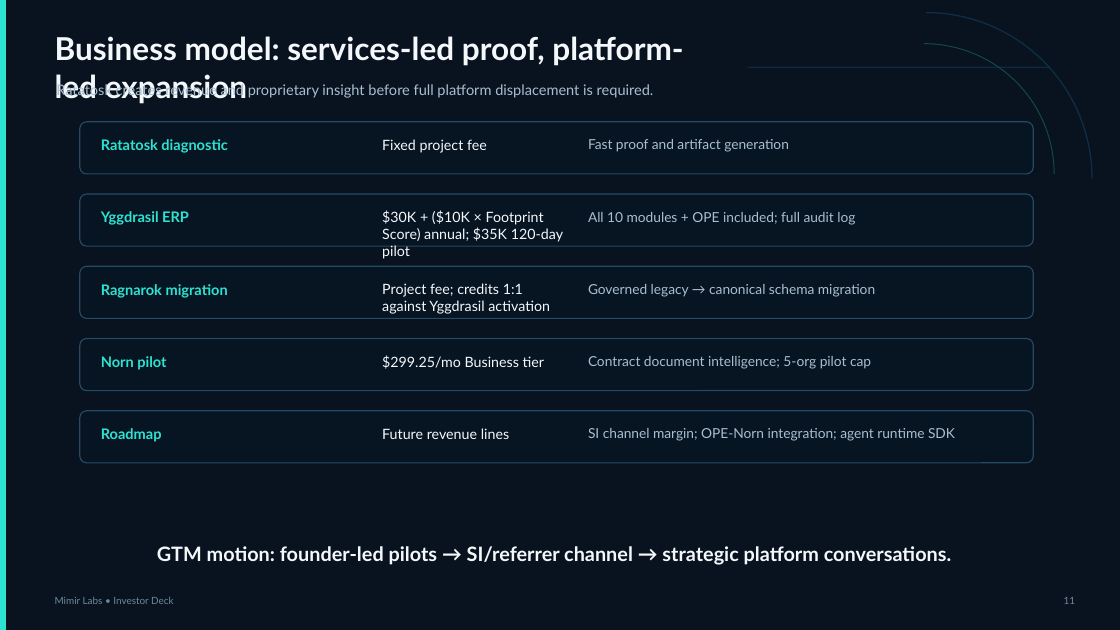
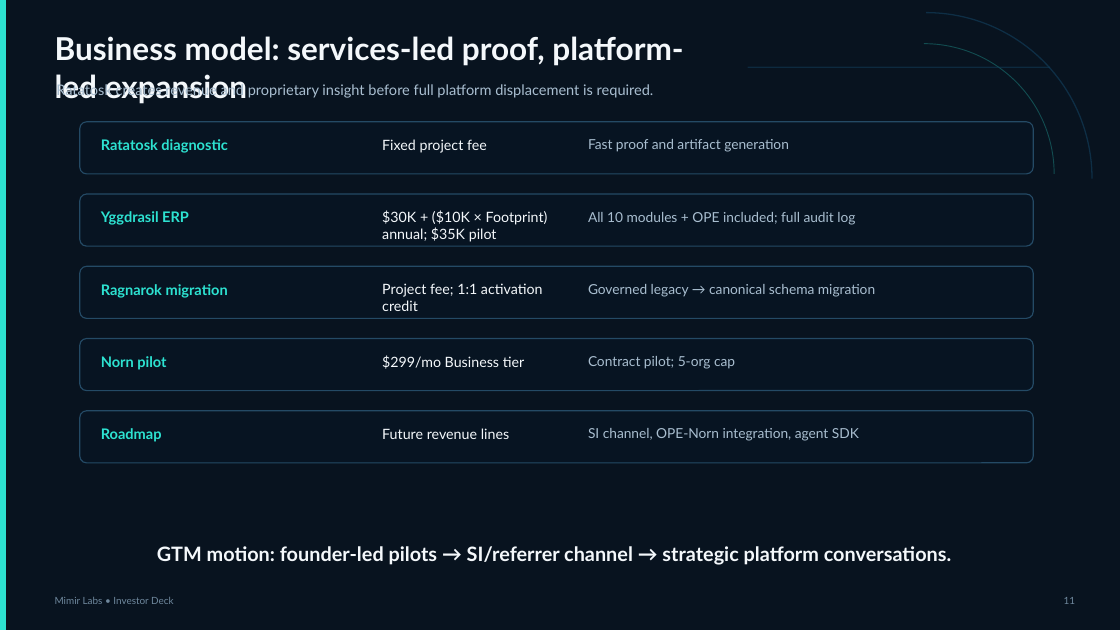
Before and after one commit to Mimir-Labs-LLC/docs, a slide deck: slide 11 of business/btfp/mimir_labs_investor_deck_rewrite_clean.pptx. Drawn at 1120x630 pixels with LibreOffice and Linux fonts; fonts in the diff are those of the drawing. Boxes give left, top, right and bottom in pixels: in the first picture for what was removed or moved away, otherwise in the second. Text is boxed around its words. In the diff, an @@ line names an element or a change of style, - is before the commit and + after.

```diff
--- a/business/btfp/mimir_labs_investor_deck_rewrite_clean.pptx
+++ b/business/btfp/mimir_labs_investor_deck_rewrite_clean.pptx
@@ text at box(382, 210, 548, 242): text changed @@
-$30K + ($10K × Footprint Score) annual; $35K 120-day pilot
+$30K + ($10K × Footprint) annual; $35K pilot
@@ text at box(382, 283, 543, 311): text changed @@
-Project fee; credits 1:1 against Yggdrasil activation
+Project fee; 1:1 activation credit
@@ text at box(382, 355, 524, 369): text changed @@
-$299.25/mo Business tier
+$299/mo Business tier
@@ text at box(588, 356, 735, 369): text changed @@
-Contract document intelligence; 5-org pilot cap
+Contract pilot; 5-org cap
@@ text at box(588, 428, 859, 441): text changed @@
-SI channel margin; OPE-Norn integration; agent runtime SDK
+SI channel, OPE-Norn integration, agent SDK
```
Also in this commit, not shown: 9 other slides changed.
